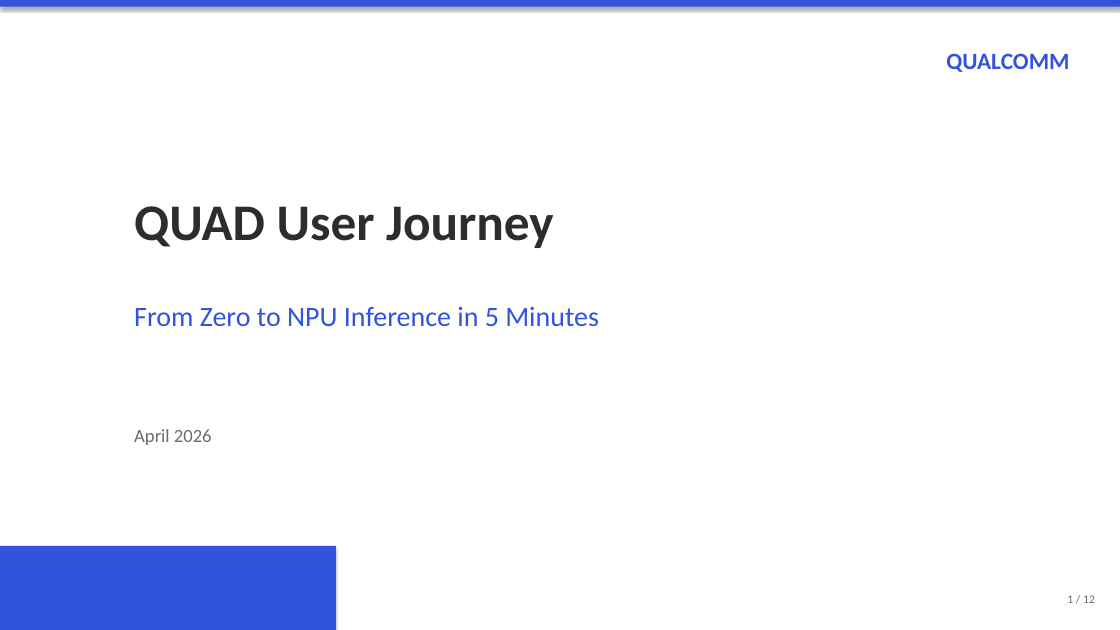
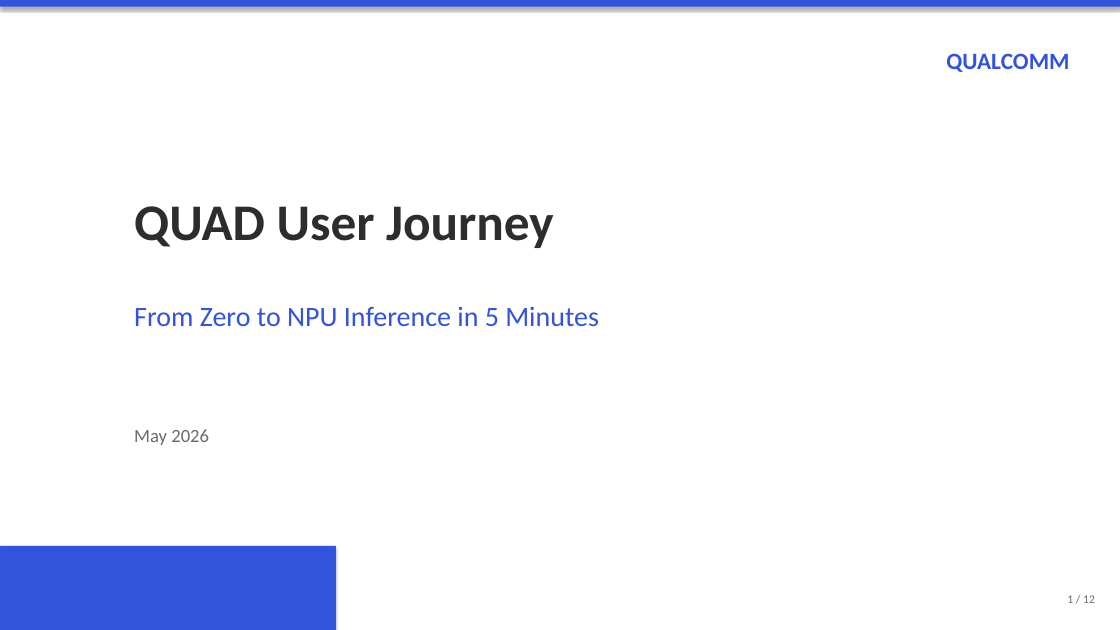
Before and after one commit to pkr465/QUAD, a slide deck: slide 1 of docs/QUAD_User_Journey.pptx. Drawn at 1120x630 pixels with LibreOffice and Linux fonts; fonts in the diff are those of the drawing. Boxes give left, top, right and bottom in pixels: in the first picture for what was removed or moved away, otherwise in the second. Text is boxed around its words. In the diff, an @@ line names an element or a change of style, - is before the commit and + after.

```diff
--- a/docs/QUAD_User_Journey.pptx
+++ b/docs/QUAD_User_Journey.pptx
@@ text at (134,429,209,445): text changed @@
-April 2026
+May 2026
```
Also in this commit, not shown: 4 other slides changed, 14 other files.
